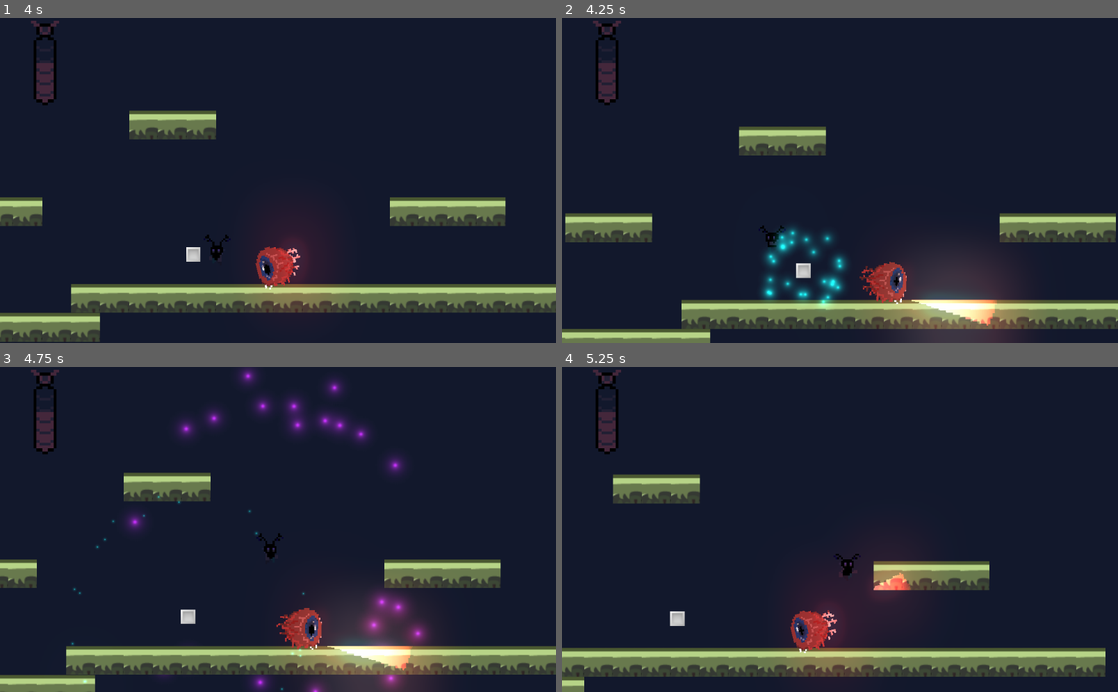
Above: before the commit, frames 1-4 (two rows, left to right).
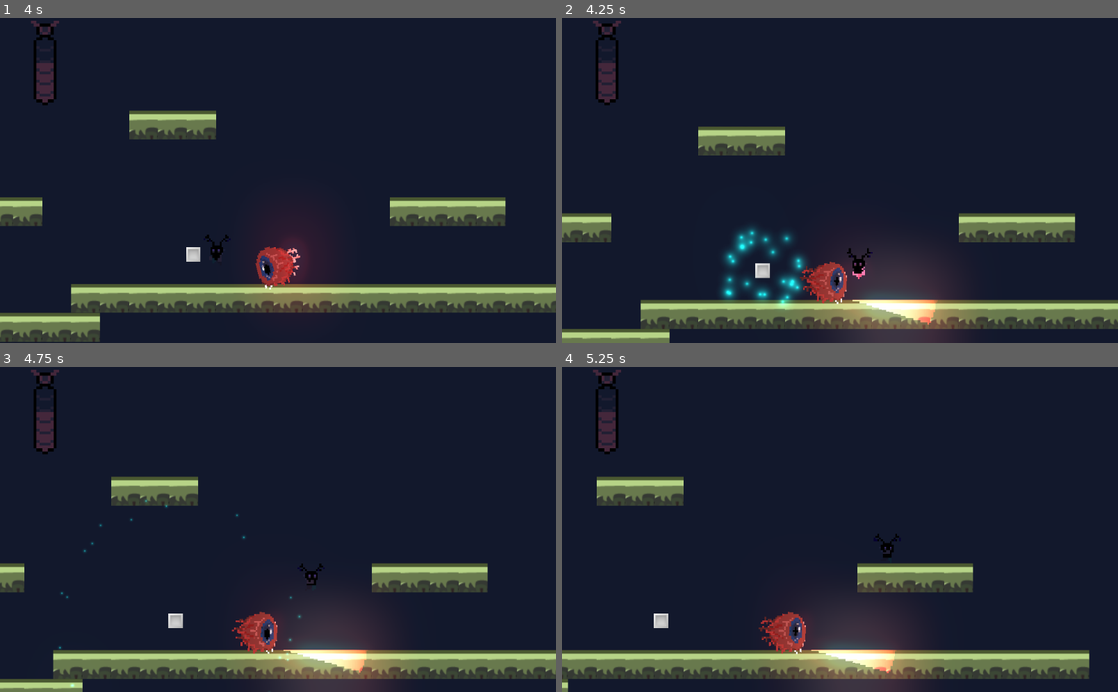
Above: after the commit, the same moments.

Repository: RPI-GameJamTeam/GodotProject
Game: Godot game, scene res://Scenes/MainScene.tscn
Two runs of this game, one before a commit and one after it. Both use one fixed random seed, a clock stepped at 60 frames per second and the inputs below.
Inputs:
- Up to frame 1 (4 s): hold D (right) 0.53-2.03 s; tap Space (jump) at 0.6, 0.77, 1.07, 1.52, 1.55, 1.82, 2.1, 3.02, 3.05, 3.32, 3.6, 3.77 s; tap Shift (dash) at 1.35, 2.85 s; hold A (left) from 2.03 s (still down)
- Up to frame 2 (4.25 s): keep holding A (left); tap Space (jump) at 4.07 s
- Up to frame 3 (4.75 s): release A (left) at 4.28 s; hold D (right) from 4.28 s (still down); tap Shift (dash) at 4.35 s; tap Space (jump) at 4.52, 4.55 s
- Up to frame 4 (5.25 s): keep holding D (right); tap Space (jump) at 4.82, 5.1 s

Frame 1 is identical in both runs. In frame 2, 14% of the frame differs, in the area x 0-100%, y 33-100%; in frame 3, 17%, in the area x 0-100%, y 0-100%; in frame 4, 11%.

Commit message:
Air movement

Diff:
--- a/Game Jam/Scripts/PickUp.gd
+++ b/Game Jam/Scripts/PickUp.gd
@@ -2,7 +2,7 @@
 
 
 enum ElementState { PARTICLE, WATER, FIRE, AIR, GROUND }
-var type = ElementState.FIRE
+var type = ElementState.AIR
 
 func _on_PickUp_body_entered(body):
 	if body.is_in_group("Player"):
--- a/Game Jam/Scripts/Player.gd
+++ b/Game Jam/Scripts/Player.gd
@@ -7,6 +7,7 @@
 
 var velocity = Vector2()
 var input = Vector2()
+var spawnPos = Vector2()
 
 enum ElementState { PARTICLE, WATER, FIRE, AIR, GROUND }
 var state
@@ -16,8 +17,13 @@
 onready var gravity = ProjectSettings.get_setting("physics/2d/default_gravity")
 
 func _ready():
+	spawnPos = position
+	reset()
+
+func reset():
 	state = ElementState.PARTICLE
 	$AnimatedSprite.play("idle")
+	position = spawnPos
 
 func get_input():
 	if state != ElementState.FIRE:
@@ -39,15 +45,19 @@
 
 	var walk = input.x * WALK_FORCE
 
-	# slow the player down while not moving
-	if abs(walk) < WALK_FORCE * 0.2 or (velocity.x > 0 and input.x < 0) or (velocity.x < 0 and input.x > 0):
-		velocity.x = move_toward(velocity.x, 0, STOP_FORCE * delta * 4)
+	if state != ElementState.AIR:
+		# slow the player down while not moving
+		if abs(walk) < WALK_FORCE * 0.2 or (velocity.x > 0 and input.x < 0) or (velocity.x < 0 and input.x > 0):
+			velocity.x = move_toward(velocity.x, 0, STOP_FORCE * delta * 4)
+		else:
+			if state == ElementState.FIRE:
+				velocity.x += walk * delta * 1.5
+			else:
+				velocity.x += walk * delta
+			$AnimatedSprite.play("run")
 	else:
-		if state == ElementState.FIRE:
-			velocity.x += walk * delta * 1.5
-		else:
-			velocity.x += walk * delta
-		$AnimatedSprite.play("run")
+		velocity += input * WALK_FORCE * delta * 0.25
+
 
 	if walk < 0:
 		$AnimatedSprite.scale.x = -1
@@ -60,17 +70,30 @@
 	if state == ElementState.FIRE:
 		velocity.x = clamp(velocity.x, -WALK_MAX_SPEED*1.5, WALK_MAX_SPEED*1.5)
 	else:
-		velocity.x = clamp(velocity.x, -WALK_MAX_SPEED, WALK_MAX_SPEED)
+		if state == ElementState.AIR:
+			velocity.x = clamp(velocity.x, -WALK_MAX_SPEED*0.5, WALK_MAX_SPEED*0.5)
+			velocity.y = clamp(velocity.y, -WALK_MAX_SPEED*0.5, WALK_MAX_SPEED*0.5)
+		else:
+			velocity.x = clamp(velocity.x, -WALK_MAX_SPEED, WALK_MAX_SPEED)
 
-	if (velocity.y < 0):
-		velocity.y += gravity * 4 * delta * 2
+	if state != ElementState.AIR:
+		if (velocity.y < 0):
+			velocity.y += gravity * 4 * delta * 2
+		else:
+			velocity.y += gravity * 4 * delta * 2
+
+	if state == ElementState.AIR:
+		velocity = move_and_slide(velocity, Vector2.UP)
 	else:
-		velocity.y += gravity * 4 * delta * 2
+		velocity = move_and_slide_with_snap(velocity, Vector2.DOWN, Vector2.UP)
 
-	velocity = move_and_slide_with_snap(velocity, Vector2.DOWN, Vector2.UP)
+	if is_on_floor() and Input.is_action_just_pressed("jump") and state != ElementState.WATER and state != ElementState.AIR:
+		velocity.y = -JUMP_SPEED
 
-	if is_on_floor() and Input.is_action_just_pressed("jump") and state != ElementState.WATER:
-		velocity.y = -JUMP_SPEED
+	if state == ElementState.AIR:
+		for i in get_slide_count():
+			if !get_slide_collision(i).collider.is_in_group("PickUp"):
+				reset()
 
 	if Input.is_action_just_pressed("dash"):
 		if state != ElementState.PARTICLE:
Not shown: 3 places in Game Jam/Scenes/PickUp.tscn that only renumber resources
